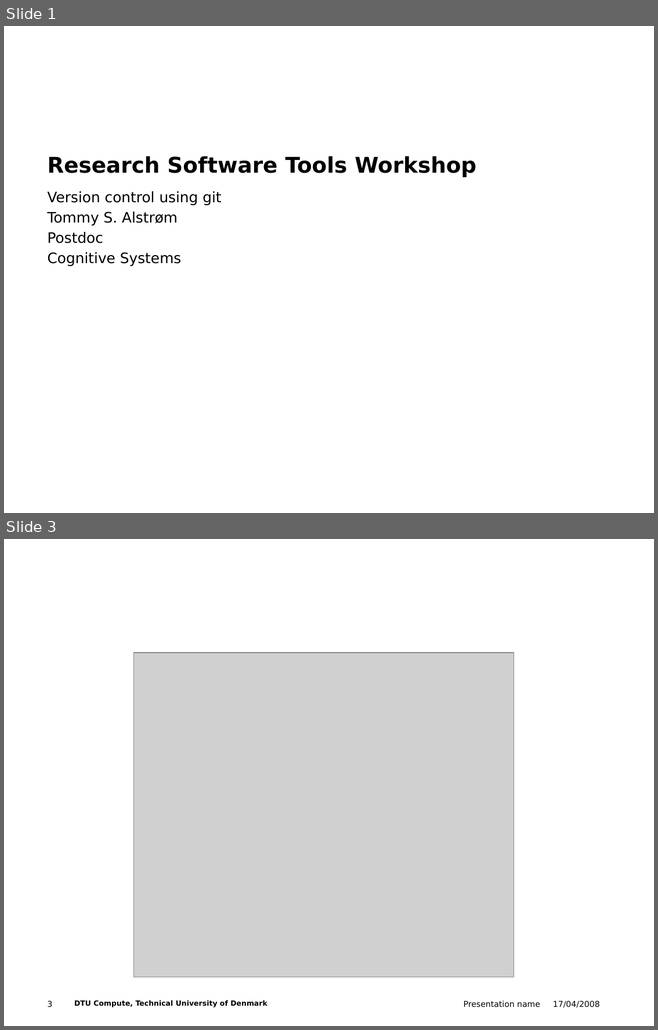
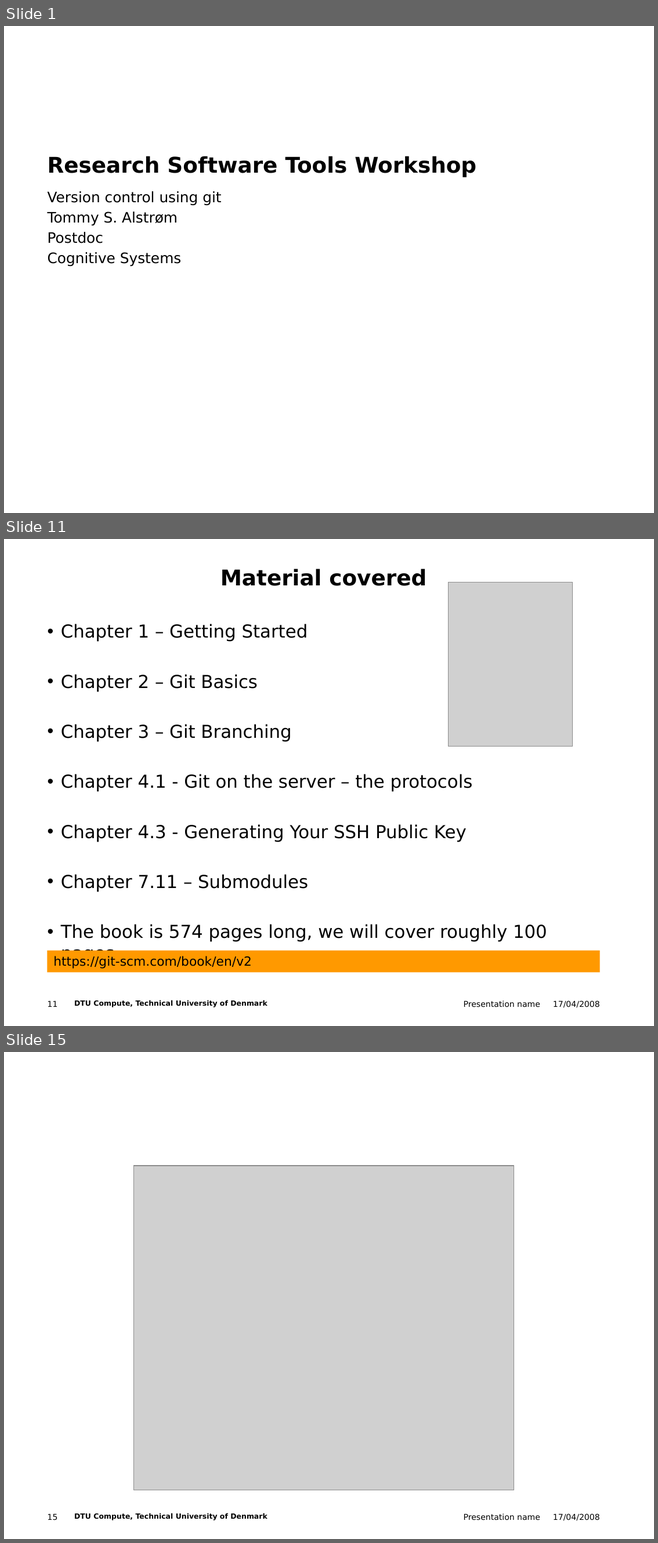
Before and after one commit to tsal-dtu/ws4_version_control_git, a slide deck: version_control_git.pptx. Shown one above the other, each under a label of ours: slides 1 and 3 before the commit, slides 1, 11 and 15 after it; the slides between them are not shown. The pictures are 658x1030 and 658x1543 pixels, drawn with LibreOffice and Linux fonts; fonts in the diff are those of the drawing; grey boxes stand for pictures; background and template pictures are left out. Boxes give left, top, right and bottom in pixels: in the first picture for what was removed or moved away, otherwise in the second. Text is boxed around its words. In the diff, an @@ line names an element or a change of style, - is before the commit and + after.

```diff
--- a/version_control_git.pptx
+++ b/version_control_git.pptx
@@ slide 11 added at bbox=[4, 539, 654, 1026], background #FFFFFF; not listed: 4 template elements that a slide beside it also shows @@
@@ title added at bbox=[220, 569, 426, 586], 24 pt, text #000000, bold @@
+Material covered
@@ picture added at bbox=[448, 583, 572, 747] @@
@@ text added at bbox=[61, 624, 547, 964], 19.8 pt, text #000000 @@
+• Chapter 1 – Getting Started
+• Chapter 2 – Git Basics
+• Chapter 3 – Git Branching
+• Chapter 4.1 - Git on the server – the protocols
+• Chapter 4.3 - Generating Your SSH Public Key
+• Chapter 7.11 – Submodules
+• The book is 574 pages long, we will cover roughly 100 pages
@@ rectangle added at bbox=[47, 951, 599, 973], fill #FF9900, 14 pt, text #000000 @@
+https://git-scm.com/book/en/v2
@@ what was slide 3 is now slide 15 @@
@@ page number at bbox=[48, 1514, 58, 1521]: text changed @@
-3
+15
```
Also in this commit, not shown: 33 other slides added, 2 slides removed, 1 other file.
